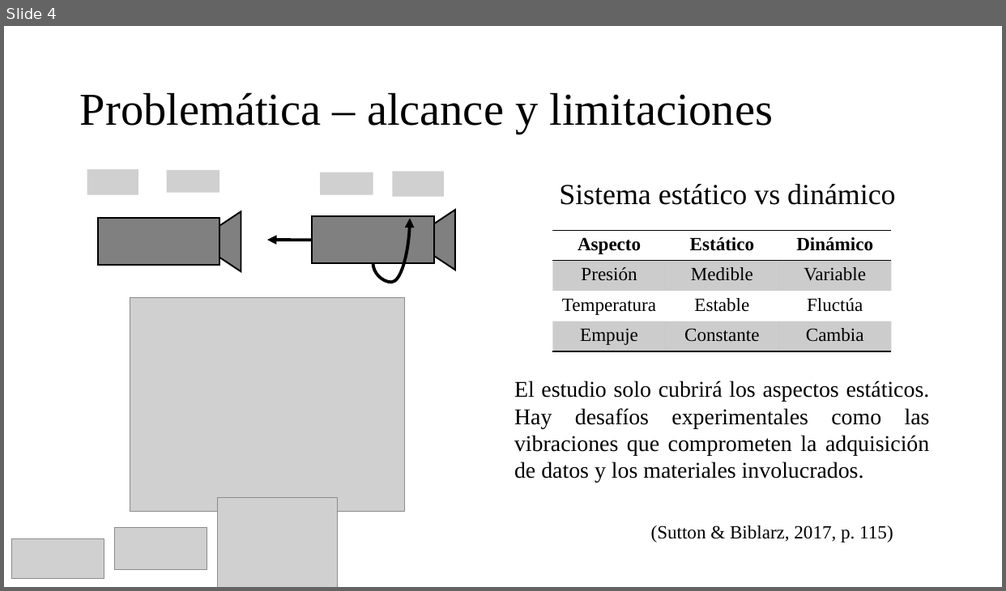
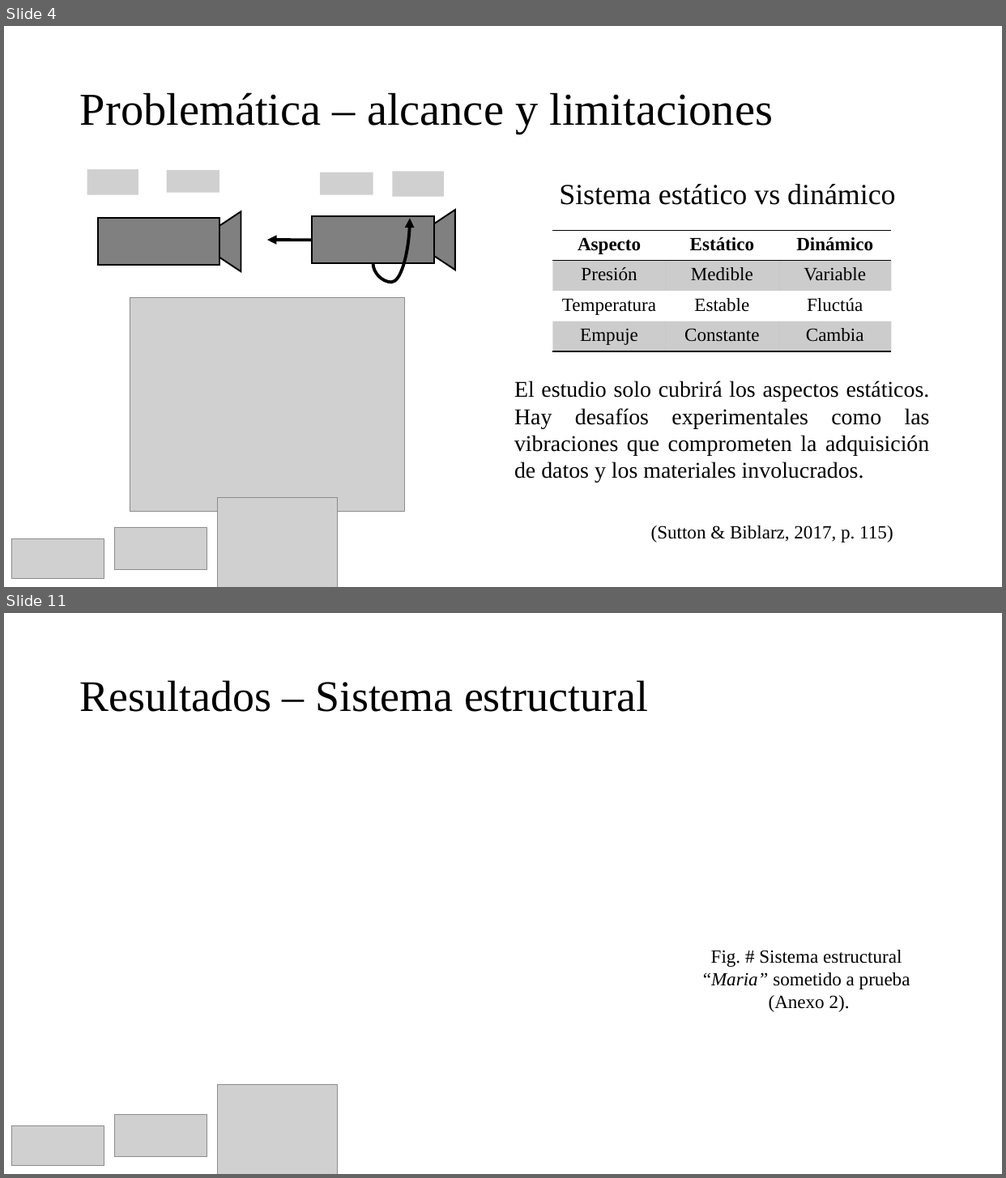
Before and after one commit to Archimedean2345/The-thermal-repository, a slide deck: PIAE2-Presentacion Tecnica.pptx. Shown one above the other, each under a label of ours: slide 4 before the commit, slides 4 and 11 after it; the slides between them are not shown. The pictures are 1006x591 and 1006x1178 pixels, drawn with LibreOffice and Linux fonts; fonts in the diff are those of the drawing; grey boxes stand for pictures. Boxes give left, top, right and bottom in pixels: in the first picture for what was removed or moved away, otherwise in the second. Text is boxed around its words. In the diff, an @@ line names an element or a change of style, - is before the commit and + after.

```diff
--- a/PIAE2-Presentacion Tecnica.pptx
+++ b/PIAE2-Presentacion Tecnica.pptx
@@ slide 11 added at bbox=[4, 613, 1002, 1174], background #FFFFFF @@
@@ title added at bbox=[80, 680, 648, 712], 42 pt, text #000000 @@
+Resultados – Sistema estructural
@@ text added at bbox=[703, 950, 910, 1012], 18 pt, text #000000 @@
+Fig. # Sistema estructural
+“Maria” sometido a prueba
+(Anexo 2).
@@ picture added at bbox=[217, 1084, 337, 1174] @@
@@ picture added at bbox=[114, 1115, 206, 1157] @@
@@ picture added at bbox=[11, 1127, 104, 1166] @@
```
Also in this commit, not shown: 14 slides changed, 1 slide removed.
